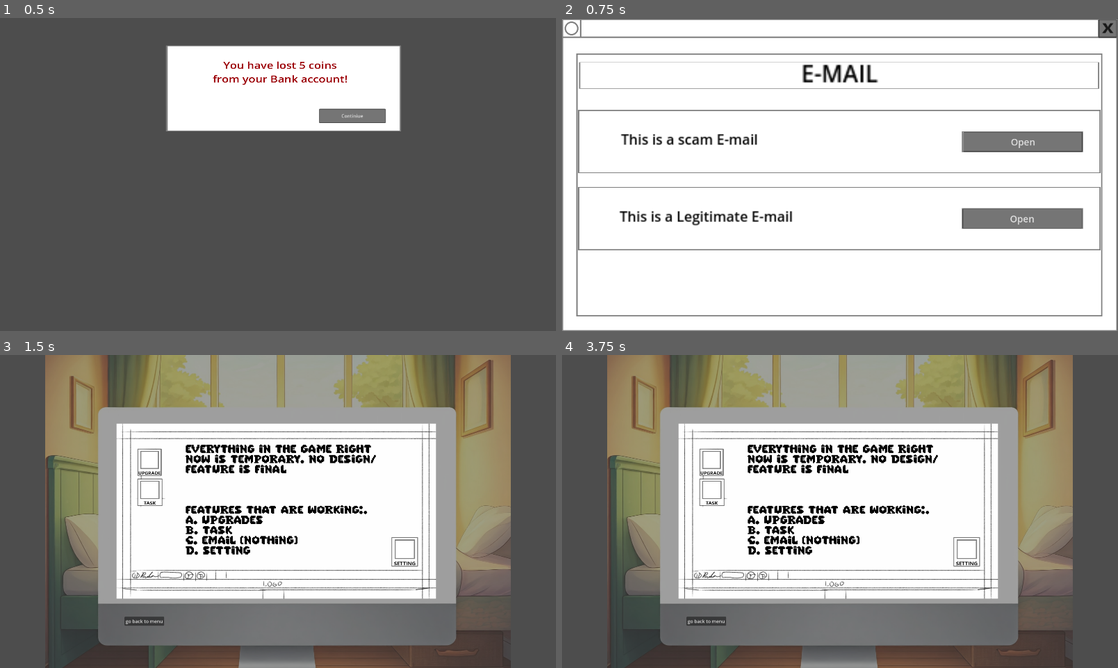
Above: before the commit, frames 1-4 (two rows, left to right).
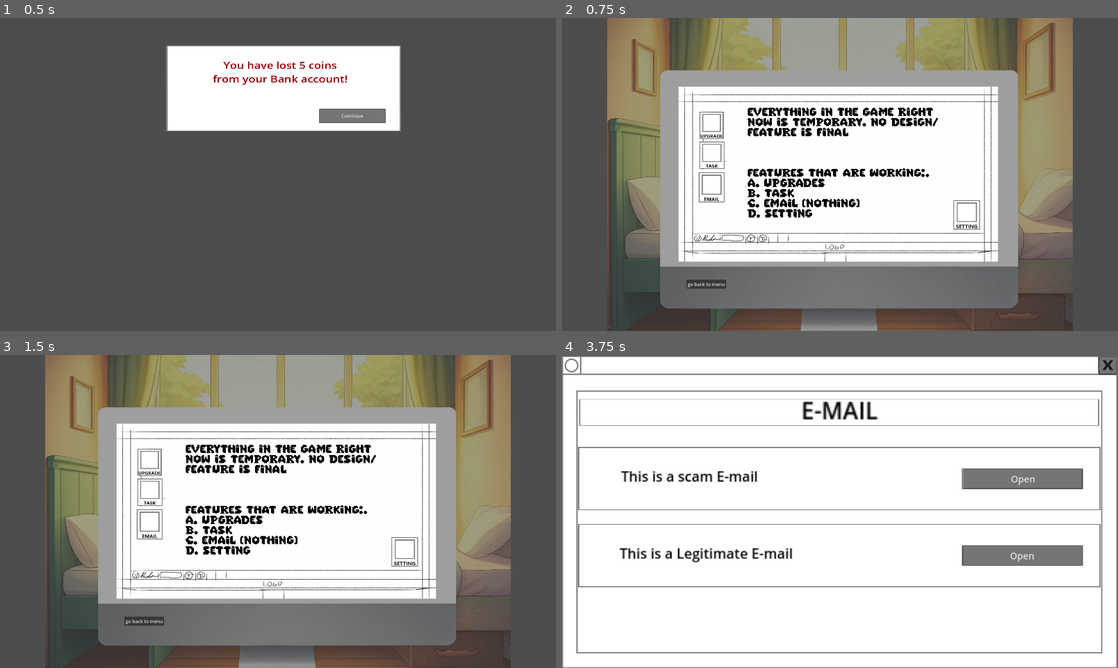
Above: after the commit, the same moments.

Repository: Bulaong-RuznielM/PhishSim---ANZUELO
Game: Godot game, scene res://SCENES/Sub/scam_agree.tscn
The game is run twice, just before and just after one commit, with the same random seed, the same clock (stepped at 60 frames per second) and the same inputs. This scene is started directly instead of the project's main scene.
Inputs (mouse positions are in pixels of both pictures, inside the frame that each line leads up to):
- Up to frame 1 (0.5 s): no input
- Up to frame 2 (0.75 s): click "Continiue" at 0.5 s
- Up to frame 3 (1.5 s): click (544, 364) at 1.27 s
- Up to frame 4 (3.75 s): click (712, 492) at 2 s; click (1106, 364) at 2.75 s; click (712, 524) at 3.52 s

Frame 1 is identical in both runs. In frame 2, 75% of the frame differs, in the area x 0-100%, y 0-100%; in frame 3, 0.2%; in frame 4, 75%.

Commit message:
Revert "Added email func"
This reverts commit 5595cf1e4b077f147991c0875a0f50848dd4407b.

Diff:
--- a/SCENES/Main/Game.tscn
+++ b/SCENES/Main/Game.tscn
@@ -1,10 +1,11 @@
-[gd_scene load_steps=8 format=3 uid="uid://0r27r2r5msub"]
+[gd_scene load_steps=9 format=3 uid="uid://0r27r2r5msub"]
 
 [ext_resource type="Texture2D" uid="uid://dcmppo5daehm3" path="res://ASSETS/miscellaneous/BACKGROUND.jpg" id="1_lyl00"]
 [ext_resource type="Texture2D" uid="uid://brttk0nyik33q" path="res://ASSETS/windows/MAIN START.jpg" id="2_fq1uo"]
 [ext_resource type="Script" path="res://Scripts/windows_buttons.gd" id="3_qnqtk"]
 [ext_resource type="Texture2D" uid="uid://uaide1why5oe" path="res://ASSETS/icons/windows_border - Copy (3) - Copy - Copy.png" id="4_vpjab"]
 [ext_resource type="Texture2D" uid="uid://b74t45ak3kdrt" path="res://ASSETS/icons/windows_border - Copy (2) - Copy - Copy.png" id="5_qisv7"]
+[ext_resource type="Texture2D" uid="uid://bnu6c215f35s5" path="res://ASSETS/icons/windows_border - Copy (5) - Copy - Copy.png" id="6_qfmiy"]
 [ext_resource type="Texture2D" uid="uid://cejuqdp0jpmsr" path="res://ASSETS/icons/windows_border - Copy (4) - Copy - Copy.png" id="7_smah1"]
 [ext_resource type="FontFile" uid="uid://2t3fwfyco16d" path="res://FONTS/super-pixel-font/SuperPixel-m2L8j.ttf" id="8_gqawu"]
 
@@ -51,6 +52,15 @@
 scale = Vector2(0.716955, 0.676655)
 icon = ExtResource("5_qisv7")
 
+[node name="EMAIL" type="Button" parent="WindowsButtons"]
+layout_mode = 0
+offset_left = -488.0
+offset_top = -8.0
+offset_right = -367.0
+offset_bottom = 133.0
+scale = Vector2(0.736425, 0.742107)
+icon = ExtResource("6_qfmiy")
+
 [node name="SETTINGS" type="Button" parent="WindowsButtons"]
 layout_mode = 0
 offset_left = 392.0
@@ -90,5 +100,6 @@
 
 [connection signal="pressed" from="WindowsButtons/UPGRADES" to="WindowsButtons" method="_on_upgrades_pressed"]
 [connection signal="pressed" from="WindowsButtons/TASKS" to="WindowsButtons" method="_on_tasks_pressed"]
+[connection signal="pressed" from="WindowsButtons/EMAIL" to="WindowsButtons" method="_on_email_pressed"]
 [connection signal="pressed" from="WindowsButtons/SETTINGS" to="WindowsButtons" method="_on_settings_pressed"]
 [connection signal="pressed" from="WindowsButtons/quit" to="WindowsButtons" method="_on_quit_pressed"]
--- a/SCENES/Main/Task.tscn
+++ b/SCENES/Main/Task.tscn
@@ -73,10 +73,10 @@
 
 [node name="Label2" type="Label" parent="TaskUI/ScrollContainer/HBoxContainer/Task_1"]
 layout_mode = 0
-offset_left = 20.8899
-offset_top = 178.349
-offset_right = 480.89
-offset_bottom = 222.349
+offset_left = 25.8637
+offset_top = 207.406
+offset_right = 485.864
+offset_bottom = 251.406
 theme_override_colors/font_color = Color(0, 0, 0, 1)
 theme_override_colors/font_shadow_color = Color(0, 0, 0, 1)
 theme_override_colors/font_outline_color = Color(0, 0, 0, 1)
@@ -118,9 +118,8 @@
 theme_override_colors/font_color = Color(0, 0, 0, 1)
 theme_override_colors/font_shadow_color = Color(0, 0, 0, 1)
 theme_override_colors/font_outline_color = Color(0, 0, 0, 1)
-theme_override_font_sizes/font_size = 36
-text = "Check my Emails for me"
-autowrap_mode = 2
+theme_override_font_sizes/font_size = 66
+text = "Coming Soon"
 
 [node name="Task_3" type="TextureRect" parent="TaskUI/ScrollContainer/HBoxContainer"]
 unique_name_in_owner = true
@@ -390,7 +389,6 @@
 
 [connection signal="pressed" from="Button" to="." method="_on_button_pressed"]
 [connection signal="pressed" from="TaskUI/ScrollContainer/HBoxContainer/Task_1/Task_1" to="TaskUI" method="_on_task_1_pressed"]
-[connection signal="pressed" from="TaskUI/ScrollContainer/HBoxContainer/Task_2/Task_2" to="TaskUI" method="_on_task_2_pressed"]
 [connection signal="pressed" from="ShowTask_2" to="TaskUI" method="_on_show_task_2_pressed"]
 [connection signal="pressed" from="HideTask_2" to="TaskUI" method="_on_hide_task_2_pressed"]
 [connection signal="pressed" from="ShowAllTasks" to="TaskUI" method="_on_show_all_tasks_pressed"]
--- a/SCENES/Sub/legit_report_continiue.gd
+++ b/SCENES/Sub/legit_report_continiue.gd
@@ -4,4 +4,4 @@
 
 
 func _on_pressed() -> void:
-	get_tree().change_scene_to_file("res://SCENES/Sub/emailtask.tscn")
+	get_tree().change_scene_to_file("res://SCENES/Main/Game.tscn")
--- a/Scripts/task_ui.gd
+++ b/Scripts/task_ui.gd
@@ -3,8 +3,7 @@
 func _on_task_1_pressed() -> void:
 	get_tree().change_scene_to_file("res://SCENES/Sub/Task_1.tscn")
 
-func _on_task_2_pressed() -> void:
-	get_tree().change_scene_to_file("res://SCENES/Sub/emailtask.tscn")
+
 
 func _on_hide_task_2_pressed() -> void:
 	%Task_2.visible = false
--- a/continiue_report.gd
+++ b/continiue_report.gd
@@ -3,4 +3,4 @@
 
 
 func _on_pressed() -> void:
-	get_tree().change_scene_to_file("res://SCENES/Sub/emailtask.tscn")
+	get_tree().change_scene_to_file("res://SCENES/Main/Game.tscn")
